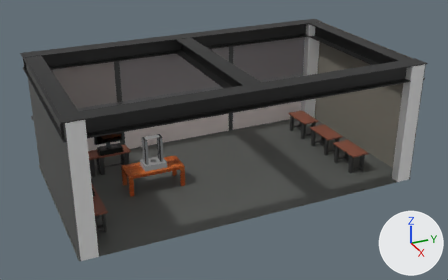
The glTF model laboratorio-compresion.gltf, before and after one commit.
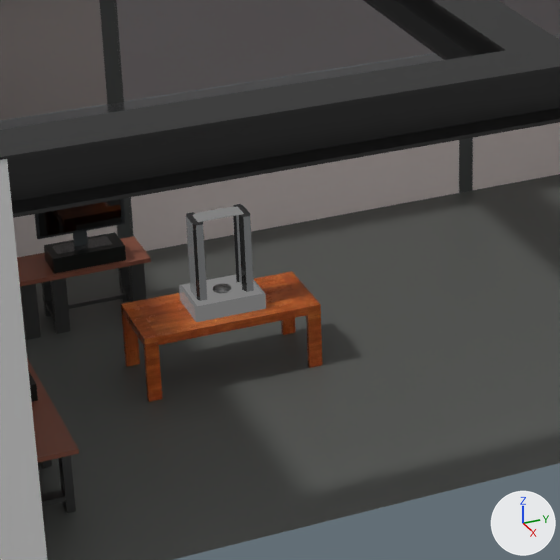
Each version appears first whole from a camera (50 mm lens) standing at (27.85, -8.48, 15.78) and looking at (0.47, 3.84, 2.09), and next in a close-up on the part from 18% to 58% of the width and 25% to 88% of the height. Arrows for +X, +Y and +Z are at lower right; the lights stay in place. Where no turn or scale is listed for an object, it has been applied to the vertices.

Names of what the first close-up shows: 'Columna1', 'ParedIzquierda.002', 'ParedIzquierda.005', 'ParedIzquierda.006', 'ParedIzquierda.008', 'ParedIzquierda.009', 'Piso', 'Vigas_Amarre', 'compu', 'mesa1', 'mesa5', 'mesa_compresion'.
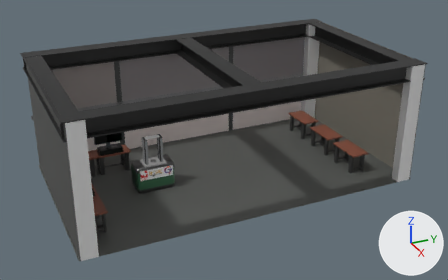
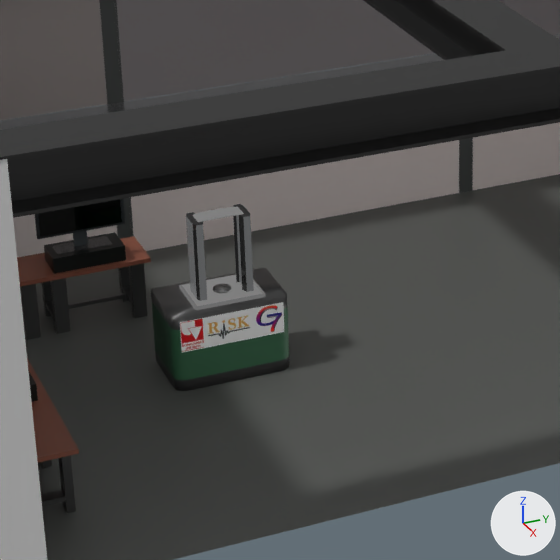
Location of each change, [x1, y1, x2, y2] in pixels of the close-ups (560 x 560 px):
'Plane.003', added
    after: [151, 268, 290, 391]
    faces in mat_material_003 (dark green #396b4c): [152, 303, 289, 380]
    faces in mat_material_004 (dark grey #4e4e4e): [151, 268, 290, 391]
'mesa_compresion', deleted
    before: [121, 271, 322, 402]
'logo', added
    after: [180, 302, 284, 353]

Diff of the bpy script that builds the scene:
```diff
--- a/laboratorio-compresion.gltf.py
+++ b/laboratorio-compresion.gltf.py
@@ img_logo @@
+img_logo = load_image('logo', '_unpacked/logo', 1064, 332, 'sRGB')
@@ mat_logo @@
+mat_logo = principled_material('logo')
+mat_logo.texture = img_logo  # with its transparency
@@ mat_material_003 @@
+mat_material_003 = principled_material('Material.003')
+mat_material_003.base_color = (0.041, 0.147, 0.0726)  # dark green #396b4c
@@ mat_material_004 @@
+mat_material_004 = principled_material('Material.004')
+mat_material_004.base_color = (0.0756, 0.0756, 0.0756)  # dark grey #4e4e4e
+mat_material_004.metallic = 0.5
+mat_material_004.roughness = 0.3
@@ me_logo @@
+me_logo.from_pydata(...)  # 4 vertices, 2 faces; spans x 0.0, y -0.88..0.88, z -0.28..0.28
+me_logo.materials.append(mat_logo)  # picture img_logo
@@ me_plane_003 @@
+me_plane_003.from_pydata(...)  # 64 vertices, 124 faces; spans x -0.6..0.6, y -1.0..1.0, z 0.0..1.35
+# faces by material slot: [92, 32]
+me_plane_003.materials.append(mat_material_004)  # dark grey #4e4e4e
+me_plane_003.materials.append(mat_material_003)  # dark green #396b4c
@@ ob_mesa_compresion @@
-ob_mesa_compresion = bpy.data.objects.new('mesa_compresion', me_mesa_compresion)
-ob_mesa_compresion.location = (0.0, 0.0, 0.57)
@@ ob_logo @@
+ob_logo = bpy.data.objects.new('logo', me_logo)
+ob_logo.location = (0.61, 0.0, 1.0)
@@ ob_plane_003 @@
+ob_plane_003 = bpy.data.objects.new('Plane.003', me_plane_003)
+ob_plane_003.location = (0.0, 0.0, 0.0)
```
